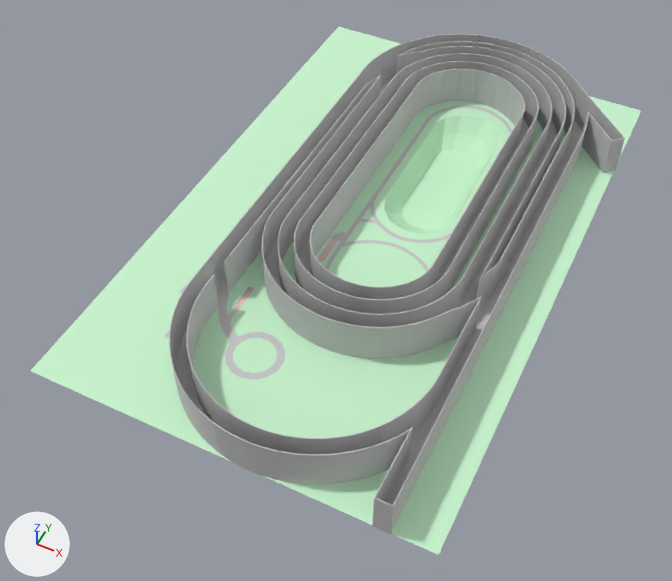
Two versions of the FBX model Assets/Resources/Models/Map/Track.fbx, one commit apart.
Rendered twice from a camera (50 mm lens) standing at (334.0, -892.0, 939.0) and looking at (-64.0, -96.0, -55.0). Lighting does not change. The marker at lower left points along +X, +Y and +Z. Where no turn or scale is listed for an object, it has been applied to the vertices. Vertices at the same position are counted once.
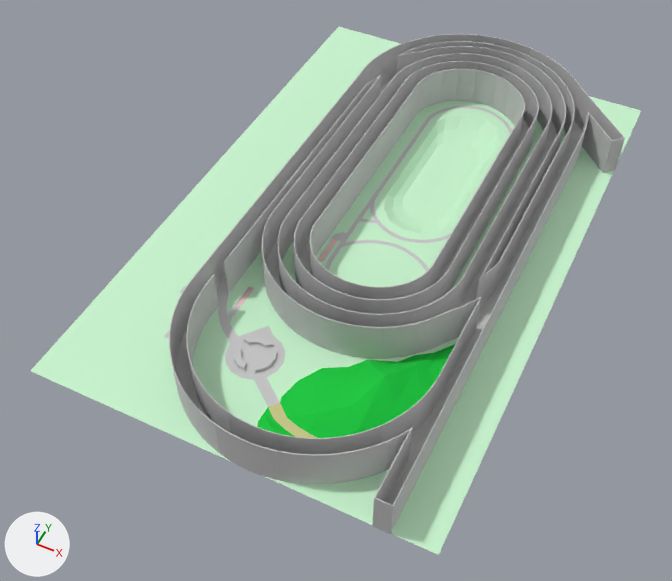
Where the newer file only moved an object's origin or applied its transform, the numbers keep the older frame.

Pixel boxes [x1, y1, x2, y2] of what changed, in the pictures (672 x 581 px; the box of a moved part takes in the faces that stretch with it):
'Line001', added (green)
    after: [257, 344, 455, 438]
    faces in mat_material__33 (green #00ca3b): [257, 344, 455, 438]
    faces in mat_material__34 (beige #cacb8a): [268, 403, 317, 438]
'Object', added
    after: [233, 336, 276, 372]
'Shape012', added
    after: [233, 340, 277, 373]
part 1 of me_mesh_006, moved or reshaped
    both: [384, 115, 499, 234]
part 2 of me_mesh_004, built on
    before: [230, 332, 281, 380]
    after: [230, 326, 281, 407]

Diff of the bpy script that builds the scene:
```diff
--- a/Assets/Resources/Models/Map/Track.fbx.py
+++ b/Assets/Resources/Models/Map/Track.fbx.py
@@ mat_material__33 @@
+mat_material__33 = principled_material('Material #33')
+mat_material__33.base_color = (0.0, 0.588, 0.0431)  # green #00ca3b
+mat_material__33.roughness = 0.9
@@ mat_material__34 @@
+mat_material__34 = principled_material('Material #34')
+mat_material__34.base_color = (0.592, 0.596, 0.255)  # beige #cacb8a
+mat_material__34.roughness = 0.9
@@ me_mesh_004 @@
 # used by ob_object008; location = (-108.0, -267.0, 1.0)
-me_mesh_004.from_pydata(...)  # 114 vertices, 86 faces; spans x -61.5..61.5, y -57.5..57.5, z -1.0..0.0
+me_mesh_004.from_pydata(...)  # 151 vertices, 231 faces; spans x -61.5..87.2, y -80.7..57.5, z -1.0..0.0
+# me_mesh_004 part 2
+# 1 vertex is removed from x 13.1, y 18.2, z -1.0
+# 83 faces are deleted
+# 22 vertices are added at x 6.2..87.2, y -80.7..31.1, z -1.0..0.0
+# 16 new vertices lie (0.0, 0.0, 1.0) away from vertices in x 6.2..87.2, y -69.2..31.1, z -1.0
+# 228 new faces join them
 me_mesh_004.materials.append(mat_01___default)
@@ me_mesh_006 @@
 me_mesh_006.from_pydata(...)  # 51 vertices, 92 faces; spans x -276.0..276.0, y -434.0..434.0, z -34.0..0.0
 # used by ob_object007; location = (-48.0, 0.0, 1.0)
+# me_mesh_006 part 1: the whole mesh is scaled about the mesh origin by (1, 1, 0.503)
 me_mesh_006.materials.append(mat_02___default)
@@ me_mesh_007 @@
+me_mesh_007.from_pydata(...)  # 90 vertices, 60 faces; spans x -28.3..28.3, y -28.4..28.4, z -0.6..0.6
+me_mesh_007.materials.append(mat_01___default)  # light grey #cacaca
@@ me_mesh_008 @@
+me_mesh_008.from_pydata(...)  # 60 vertices, 84 faces; spans x -27.0..27.3, y -27.1..27.3, z -1.0..3.4
+me_mesh_008.materials.append(mat_01___default)  # light grey #cacaca
@@ me_mesh_009 @@
+me_mesh_009.from_pydata(...)  # 54 vertices, 59 faces; spans x -86.0..94.0, y -127.0..125.0, z 0.0..20.0
+# faces by material slot: [53, 6]
+me_mesh_009.materials.append(mat_material__33)  # green #00ca3b
+me_mesh_009.materials.append(mat_material__34)  # beige #cacb8a
@@ ob_shape012 @@
+ob_shape012 = bpy.data.objects.new('Shape012', me_mesh_007)
+ob_shape012.location = (-85.0, -286.0, 1.0)
@@ ob_object @@
+ob_object = bpy.data.objects.new('Object', me_mesh_008)
+ob_object.location = (-85.0, -286.0, 2.0)
@@ ob_line001 @@
+ob_line001 = bpy.data.objects.new('Line001', me_mesh_009)
+ob_line001.location = (54.0, -264.0, 1.0)
```
